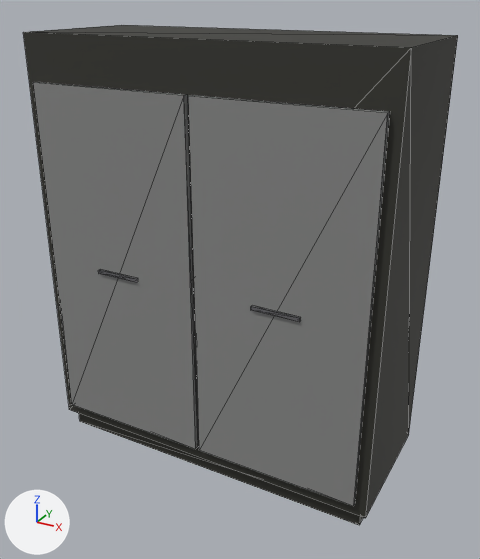
What one commit did to the glTF model storage/picture/mocan-69.glb.
Rendered twice from a camera (50 mm lens) standing at (0.856, -1.519, 1.304) and looking at (0.031, -0.017, 0.554). Every picture has the same lights, and +X, +Y and +Z are marked at lower left. The picture after the commit comes second. Mesh edges are drawn as thin lines. Vertices at exactly the same position are counted once.

Objects in the first picture: 'furniture'.
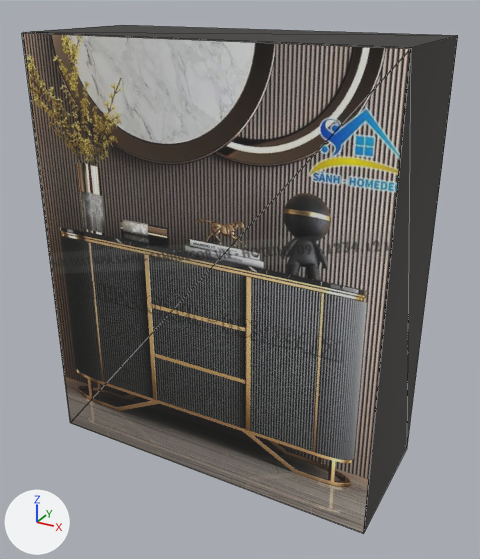
Pixel boxes [x1, y1, x2, y2] of what changed, in the pictures (480 x 559 px; the box of a moved part takes in the faces that stretch with it):
```json
{"object": "furniture", "change": "reshaped", "before": [23, 25, 458, 525], "after": [22, 25, 458, 534]}
{"part": 1, "of": "me_mesh_0", "change": "rebuilt", "before": [33, 82, 198, 449], "after": [22, 33, 411, 534], "on screen": "135% wider, 36% taller"}
{"part": 2, "of": "me_mesh_0", "change": "deleted", "before": [79, 414, 363, 525], "on screen": "mostly hidden"}
{"part": 3, "of": "me_mesh_0", "change": "deleted", "before": [98, 270, 138, 283]}
{"part": 4, "of": "me_mesh_0", "change": "deleted", "before": [251, 306, 300, 322]}
{"part": 5, "of": "me_mesh_0", "change": "deleted", "before": [188, 95, 390, 506]}
{"part": 6, "of": "me_mesh_0", "change": "moved or reshaped", "before": [23, 32, 458, 518], "after": [23, 32, 458, 532]}
```

Edits to the scene script, one JSON object a line:
```json
{"op": "add", "block": "img_image_0", "code": ["img_image_0 = load_image('Image_0', '_unpacked/Image_0', 667, 800, 'sRGB')"]}
{"op": "add", "block": "mat_photo", "code": ["mat_photo = principled_material('photo')", "mat_photo.texture = img_image_0", "mat_photo.roughness = 0.85"]}
{"block": "me_mesh_0", "where": "# used by ob_furniture; location = (0.0, 0.0, 0.0)"}
{"block": "me_mesh_0", "where": "# verts and faces of me_mesh_0; kept vertices keep their numbers, new ones are numbered from 48"}
{"block": "me_mesh_0", "where": "# before: 8 (0.5, 0.2, 0.05) at pixel (408, 434), 11 (0.5, -0.2, 0.05) at pixel (365, 518), 12 (-0.5, -0.2, 0.05) at pixel (69, 409), 15 (-0.5, 0.2, 0.05)"}
{"op": "remove", "block": "me_mesh_0", "code": "me_mesh_0.from_pydata(...)  # 48 vertices, 72 faces; spans x -0.5..0.5, y -0.222..0.2, z 0.0..1.2"}
{"op": "add", "block": "me_mesh_0", "code": "me_mesh_0.from_pydata(...)  # 12 vertices, 14 faces; spans x -0.5..0.5, y -0.204..0.2, z 0.0..1.2"}
{"block": "me_mesh_0", "change": "me_mesh_0 part 1: the loose piece of 8 vertices spanning x -0.47..-0.006, y -0.216..-0.2, z 0.09..1.079 is rebuilt with 4 vertices and now spans x -0.5..0.5, y -0.204, z 0.002..1.198, in mat_photo (picture img_image_0)"}
{"block": "me_mesh_0", "change": "me_mesh_0 part 2: the loose piece of 8 vertices spanning x -0.48..0.48, y -0.18..0.18, z 0.0..0.05 is deleted"}
{"block": "me_mesh_0", "change": "me_mesh_0 part 3: the loose piece of 8 vertices spanning x -0.303..-0.173, y -0.222..-0.214, z 0.58..0.59 is deleted"}
{"block": "me_mesh_0", "change": "me_mesh_0 part 4: the loose piece of 8 vertices spanning x 0.173..0.303, y -0.222..-0.214, z 0.58..0.59 is deleted"}
{"block": "me_mesh_0", "change": "me_mesh_0 part 5: the loose piece of 8 vertices spanning x 0.006..0.47, y -0.216..-0.2, z 0.09..1.079 is deleted"}
{"block": "me_mesh_0", "change": "me_mesh_0 part 6"}
{"op": "add", "block": "me_mesh_0", "code": "for i in [8, 11, 12, 15]: verts[i] += (0.0, 0.0, -0.05)"}
{"op": "remove", "block": "me_mesh_0", "code": "me_mesh_0.materials.append(mat_cushion)  # grey #878887"}
{"op": "remove", "block": "me_mesh_0", "code": "me_mesh_0.materials.append(mat_metal)  # grey #89898e"}
{"op": "add", "block": "me_mesh_0", "code": "me_mesh_0.materials.append(mat_photo)  # picture img_image_0"}
```
